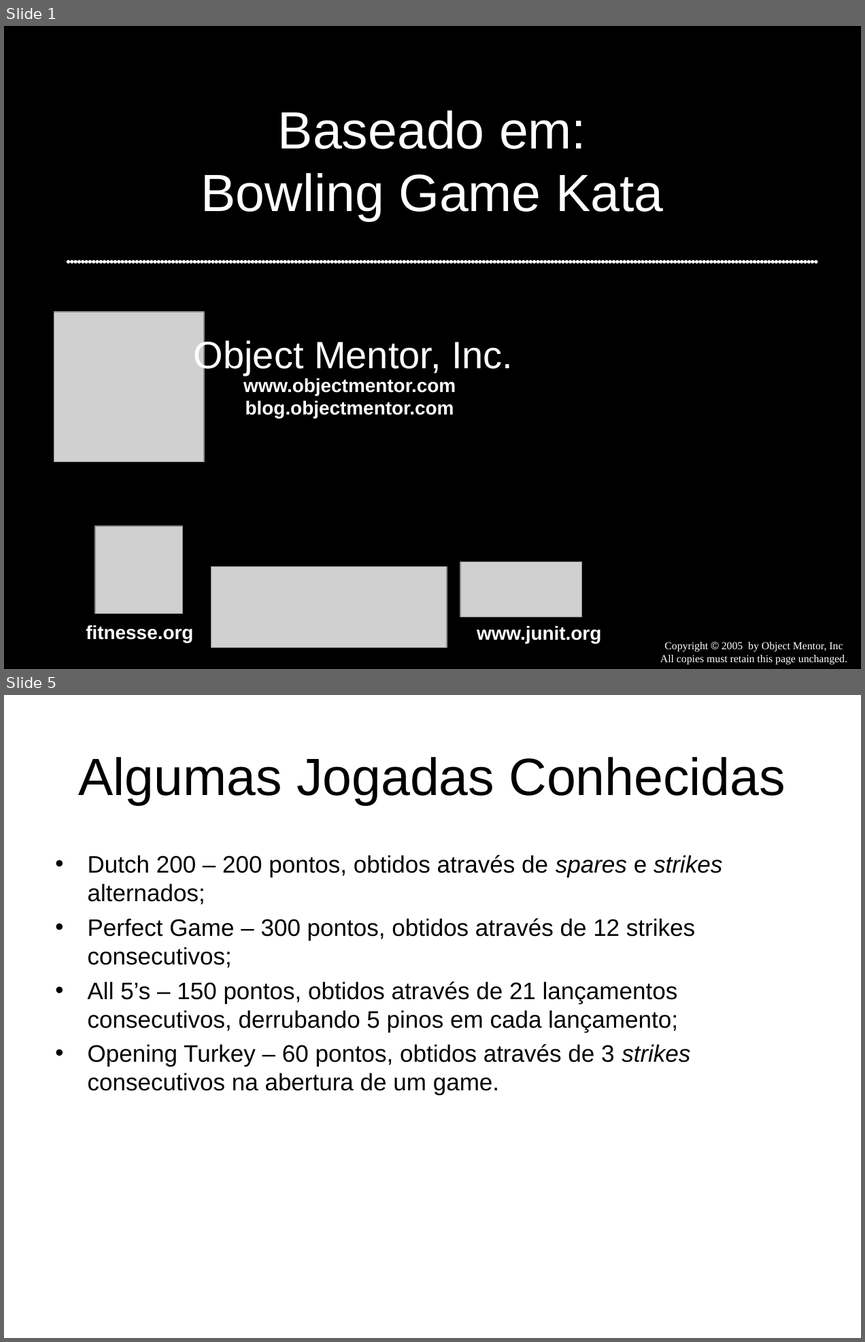
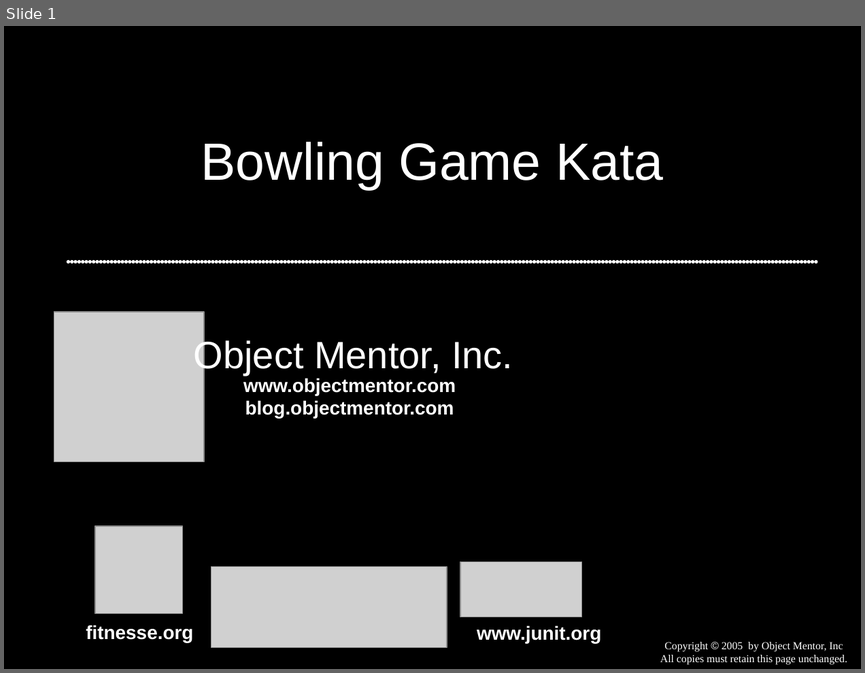
Before and after one commit to dojovale/Coding-Dojo---Bowling-Kata---06-01-2011, a slide deck: presentation/Bowling Game Kata.ppt. Shown one above the other, each under a label of ours: slides 1 and 5 before the commit, slide 1 after it; the slides between them are not shown. The pictures are 865x1342 and 865x673 pixels, drawn with LibreOffice and Linux fonts; fonts in the diff are those of the drawing; grey boxes stand for pictures. Boxes give left, top, right and bottom in pixels: in the first picture for what was removed or moved away, otherwise in the second. Text is boxed around its words. In the diff, an @@ line names an element or a change of style, - is before the commit and + after.

Commit message:
inclusao de apresentacao de bowling game original

```diff
--- a/presentation/Bowling Game Kata.ppt
+++ b/presentation/Bowling Game Kata.ppt
@@ slide 5 removed at [4, 695, 861, 1338], background #FFFFFF @@
@@ title removed at [78, 757, 786, 805] @@
-Algumas Jogadas Conhecidas
@@ text removed at [88, 855, 722, 1095] @@
-• Dutch 200 – 200 pontos, obtidos através de spares e strikes alternados;
-• Perfect Game – 300 pontos, obtidos através de 12 strikes consecutivos;
-• All 5’s – 150 pontos, obtidos através de 21 lançamentos consecutivos, derrubando 5 pinos em cada lançamento;
-• Opening Turkey – 60 pontos, obtidos através de 3 strikes consecutivos na abertura de um game.
@@ slide 1 changed as well @@
@@ title at [201, 142, 663, 190]: text changed @@
-Baseado em:
-Bowling Game Kata
+Bowling Game Kata
```
Also in this commit, not shown: 52 slides added, 6 other slides removed.
